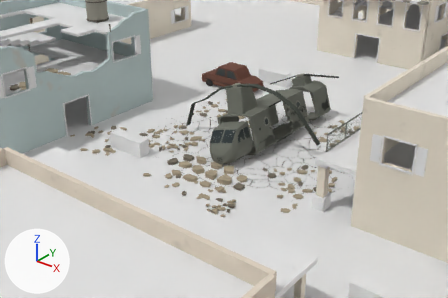
Two versions of the Blender file tools/map/crash-level.blend, one commit apart.
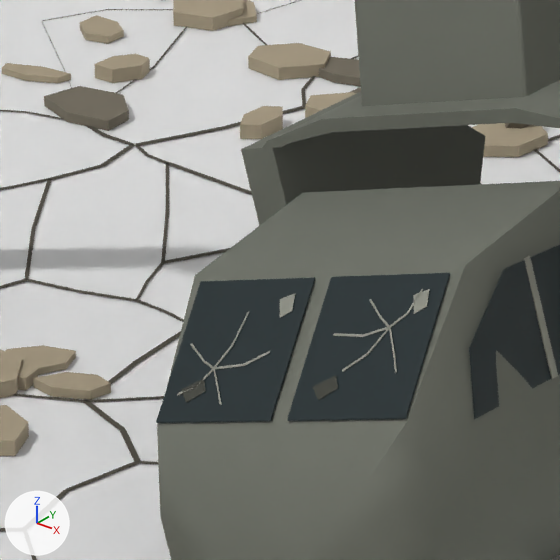
Old and new are each drawn from a 50 mm camera at (14.57, -27.76, 17.1) aimed at (-6.23, -1.77, 0.98) and again close up on the part from 44% to 55% of the width and 35% to 52% of the height. The axes (+X, +Y, +Z) are drawn at lower left. The lights are the same throughout. The last two pictures show the newer version.

Names of what the first close-up shows: 'helicopter.001', 'impact-cracks.001', 'impact-scatter-11.001', 'impact-scatter-37.001', 'solid_0003' and 1 more.
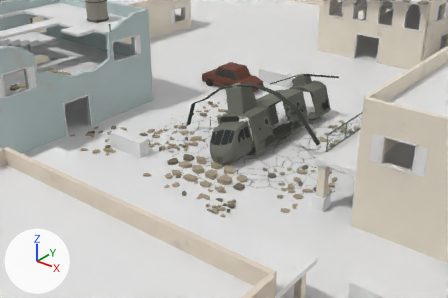
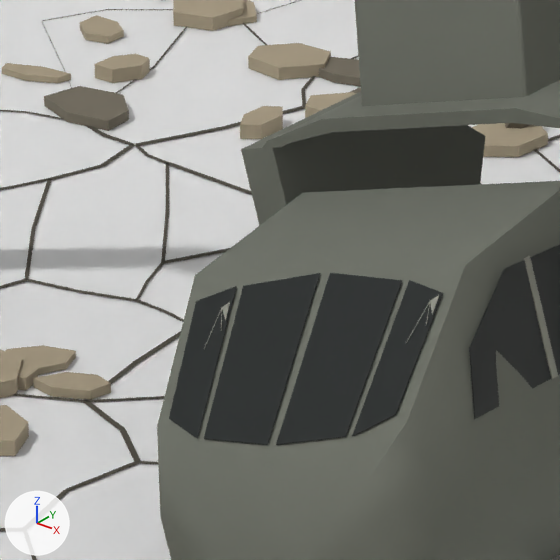
Where the change shows, as pixel boxes [x1, y1, x2, y2] in the close-ups (560 x 560 px; the box of a moved part takes in the faces that stretch with it):
'helicopter.001', recoloured, surface changed, reshaped: before [156, 0, 560, 560]; after [157, 0, 560, 560]
part 1 of me_helicopter, moved or reshaped: before [407, 289, 423, 314]; after [406, 301, 430, 343]
part 2 of me_helicopter, moved or reshaped: before [390, 313, 408, 327]; after [426, 302, 430, 326]
part 3 of me_helicopter, moved or reshaped: before [197, 368, 213, 386]; after [204, 307, 222, 349]
part 4 of me_helicopter, moved or reshaped: before [214, 345, 233, 368]; after [221, 308, 222, 331]
part 5 of me_helicopter, rebuilt (23% narrower, 16% taller): before [287, 273, 450, 421]; after [276, 273, 402, 445]
part 6 of me_helicopter, rebuilt (26% narrower, 18% taller): before [156, 277, 315, 423]; after [204, 273, 321, 445]
part 7 of me_helicopter, deleted: before [177, 289, 430, 405]
part 8 of me_helicopter, added: after [352, 280, 443, 437]
part 9 of me_helicopter, added: after [169, 286, 237, 439]

The change in detail:
Material 'wreck.glass' (mat_wreck_glass) changes colour from dark cyan #202d30 to black #161c1b; in linear values from (0.0144, 0.0262, 0.0296) to (0.00802, 0.0116, 0.011).
In material 'wreck.glass' (mat_wreck_glass), roughness goes from 0.3 to 0.45.
me_helicopter is used by ob_helicopter_001; location (-6.0, 2.0, 0.0); rotation (0.0, 0.0, -1.571), in degrees (0, 0, -90).
me_helicopter had 5032 vertices, 4566 faces and spanned x -6.4..4.26, y -5.34..4.68, z -0.24..4.39.
me_helicopter now has 4888 vertices, 4456 faces and spans x -6.4..4.26, y -5.34..4.68, z -0.24..4.39.
me_helicopter part 1: the loose piece of 8 vertices spanning x 3.32..3.42, y 0.11..0.14, z 1.98..2.1 is scaled about its middle by (-1.79, -0.87, -1.74), then moved by (0.08, 0.08, -0.07).
me_helicopter part 2: the loose piece of 8 vertices spanning x 3.42..3.48, y 0.03..0.12, z 1.9..1.99 is scaled about its middle by (-1.79, 0.725, -1.09), then moved by (-0.03, 0.17, 0.08).
me_helicopter part 3: the loose piece of 8 vertices spanning x 3.63..3.71, y -1.11..-1.04, z 1.3..1.41 is scaled about its middle by (2.36, -0.299, 1.87), then moved by (-0.22, -0.12, 0.18).
me_helicopter part 4: the loose piece of 8 vertices spanning x 3.53..3.64, y -1.06..-0.99, z 1.4..1.52 is scaled about its middle by (-1.04, 1.51, -0.698), then moved by (-0.17, -0.15, 0.12).
me_helicopter part 5: the loose piece of 18 vertices spanning x 3.25..3.85, y -0.54..0.44, z 1.37..2.2 is rebuilt with 12 vertices and now spans x 3.22..3.95, y -0.57..0.09, z 1.27..2.08.
me_helicopter part 6: the loose piece of 18 vertices spanning x 3.25..3.85, y -1.46..-0.48, z 1.09..1.92 is rebuilt with 12 vertices and now spans x 3.22..3.95, y -1.14..-0.42, z 1.13..1.94.
me_helicopter part 7: 20 loose pieces with 160 vertices, spanning x 3.32..3.79, y -1.3..0.24, z 1.23..2.11, are deleted.
me_helicopter part 8: 14 vertices added at x 3.27..3.92, y 0.01..0.36, z 1.45..2.12.
me_helicopter part 9: 14 vertices added at x 3.27..3.92, y -1.43..-0.93, z 1.12..1.73.
